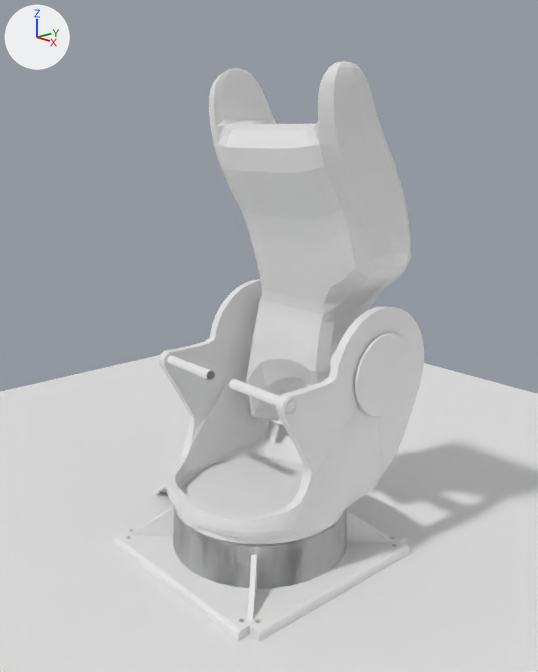
The Blender file Blender_Models/M-2000iA_2300/robot.blend, before and after one commit.
Both versions are drawn from a 50 mm lens placed at (5.95, -5.2, 4.14), pointed at (-0.08, 0.21, 1.92). The lights are fixed; the arrows at upper left show +X, +Y and +Z.

Names of what the first picture shows: 'Base_1', 'Circle', 'El2', 'Ground', 'Lozysko_M', 'Plane', 'Silownik_Os'.
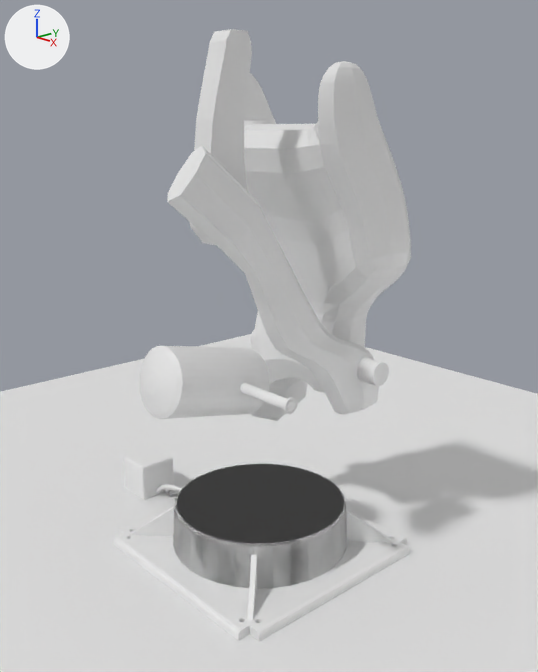
Boxes (x1, y1, x2, y2) around the edits, measured in the pictures (538 x 672 px):
'Base_1', hidden
    before: (159, 279, 424, 544)
'El2_1', added
    after: (167, 145, 379, 414)
'Silownik', shown
    after: (139, 346, 270, 419)
'Cube.003', added
    after: (189, 29, 252, 245)
'Lozysko_M', hidden
    before: (355, 333, 412, 417)

The change, as a list of edits to the scene's bpy script:
```text
Add me_cube_004:
    me_cube_004.from_pydata(...)  # 40 vertices, 38 faces; spans x -0.22..0.22, y -0.25..0.34, z -0.39..1.49
Add me_cube_003:
    me_cube_003.from_pydata(...)  # 162 vertices, 154 faces, 1 loose edge; spans x 0.51..0.83, y -4.82..0.82, z -0.53..2.55
Change ob_silownik:
    remove ob_silownik.hide_set(True)
Change ob_base_1:
    add ob_base_1.hide_set(True)
Change ob_lozysko_m:
    add ob_lozysko_m.hide_set(True)
Add ob_cube_003:
    ob_cube_003 = bpy.data.objects.new('Cube.003', me_cube_004)
    ob_cube_003.location = (0.41, -0.89, 3.51)
    ob_cube_003.scale = (0.551, 1.0, 1.0)
Add ob_el2_1:
    ob_el2_1 = bpy.data.objects.new('El2_1', me_cube_003)
    ob_el2_1.location = (0.0, 0.84, 1.59)
    ob_el2_1.scale = (1.0, 0.508, 0.954)
```
